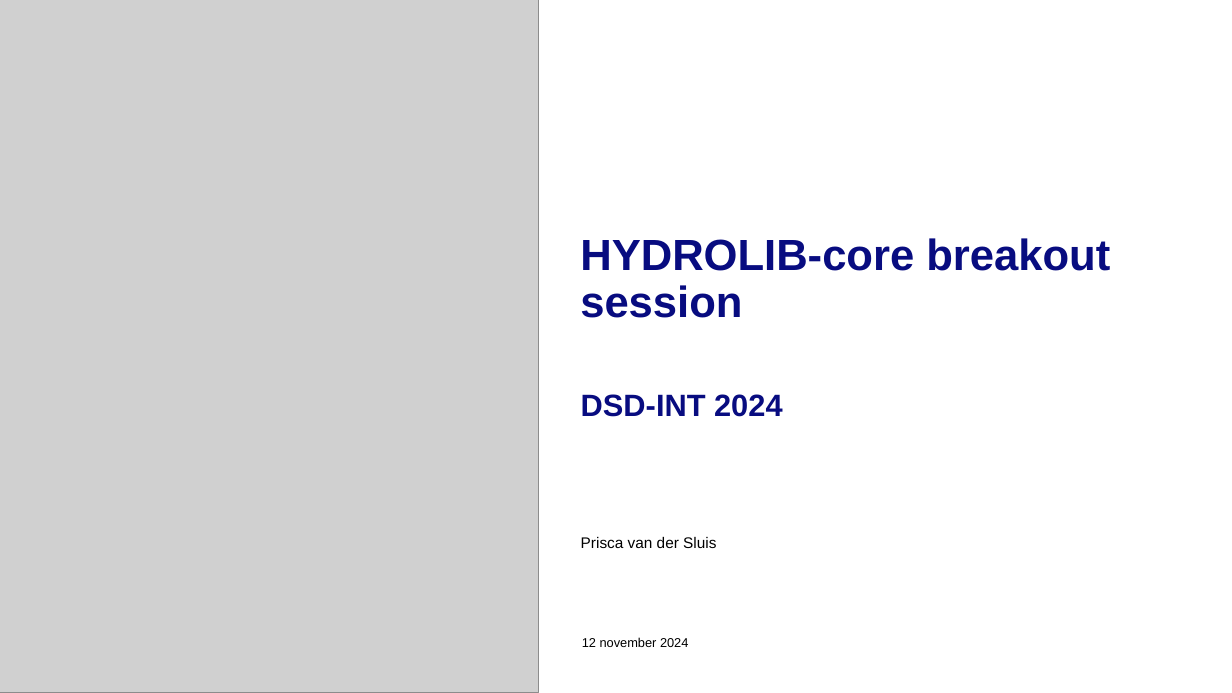
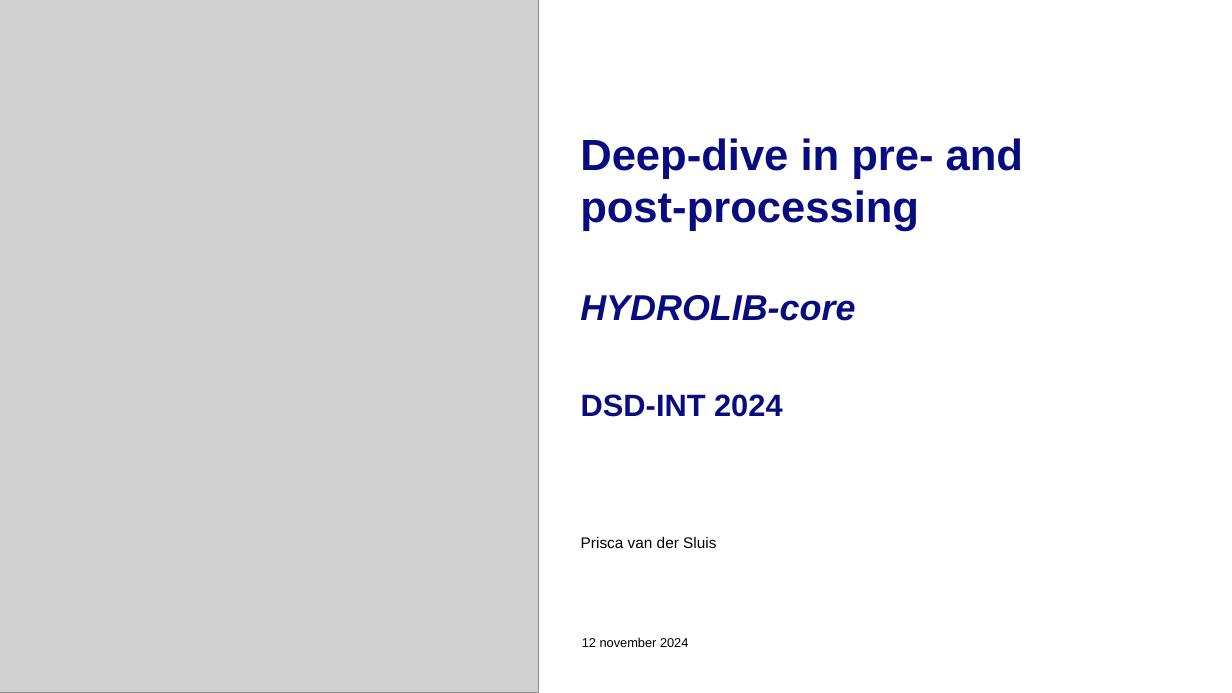
Before and after one commit to Deltares/HYDROLIB-core, a slide deck: slide 2 of docs/tutorials/dsd_2024/presentation/presentation.pptx. Drawn at 1232x693 pixels with LibreOffice and Linux fonts; fonts in the diff are those of the drawing; grey boxes stand for pictures; background and template pictures are left out. Boxes give left, top, right and bottom in pixels: in the first picture for what was removed or moved away, otherwise in the second. Text is boxed around its words. In the diff, an @@ line names an element or a change of style, - is before the commit and + after.

Commit message:
Update presentation

```diff
--- a/docs/tutorials/dsd_2024/presentation/presentation.pptx
+++ b/docs/tutorials/dsd_2024/presentation/presentation.pptx
@@ title at bbox=[580, 138, 1023, 321]: text changed @@
-HYDROLIB-core breakout session
+Deep-dive in pre- and post-processing
+HYDROLIB-core
```
Also in this commit, not shown: 5 other slides changed, 1 slide added.
